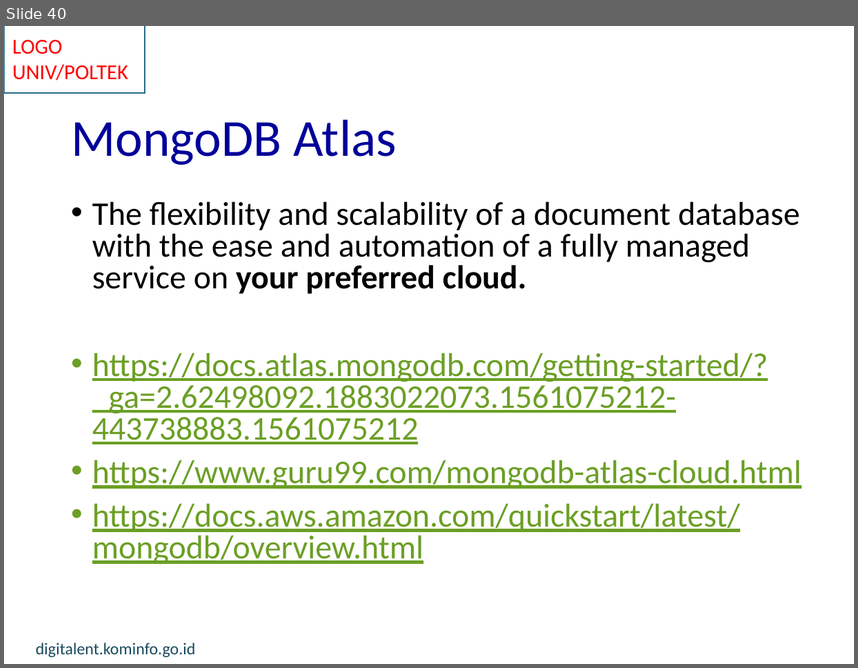
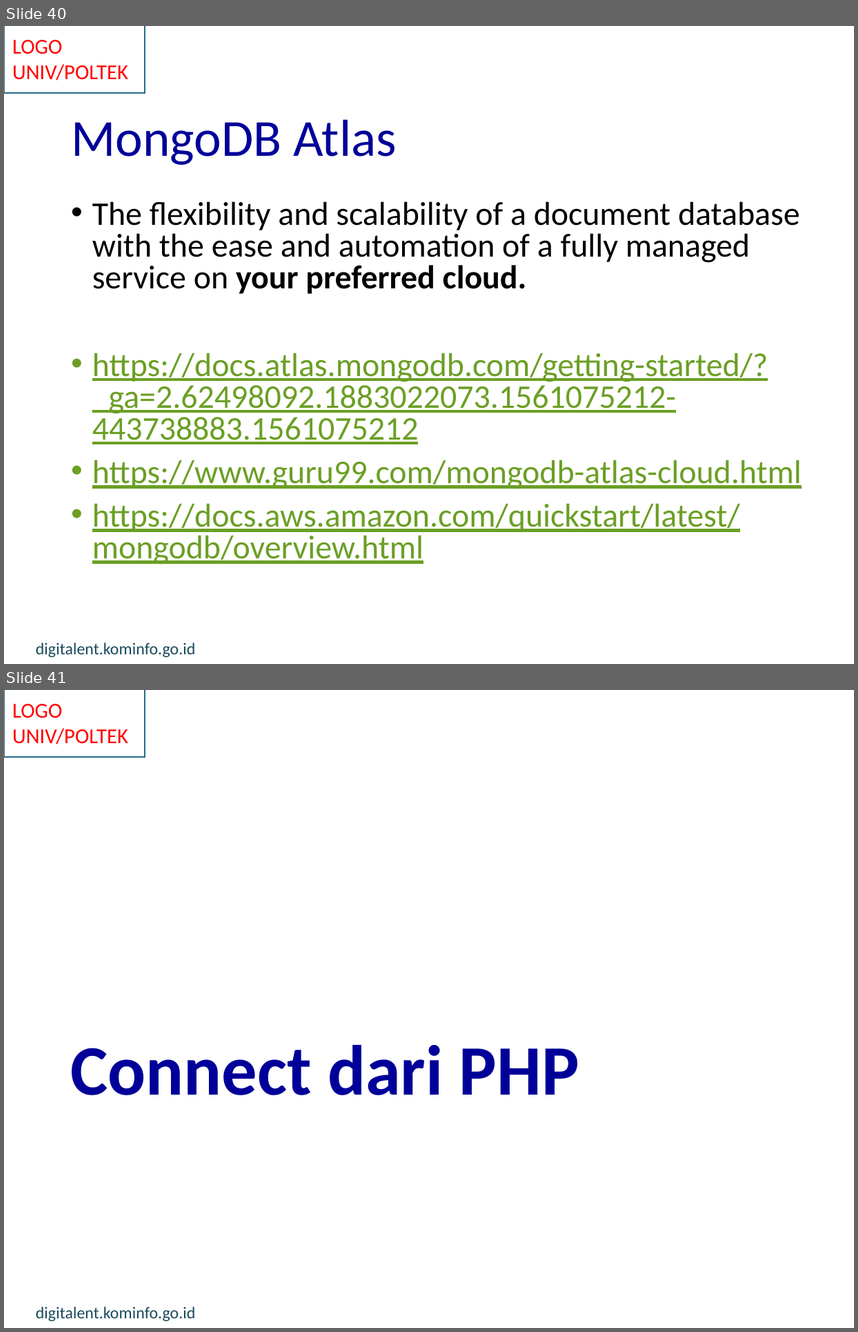
Before and after one commit to munif/iot-mongodb, a slide deck: IoT - 25 - Data Storage MongoDB rev 2.pptx. Shown one above the other, each under a label of ours: slide 40 before the commit, slides 40 and 41 after it. The pictures are 858x668 and 858x1332 pixels, drawn with LibreOffice and Linux fonts; fonts in the diff are those of the drawing; background and template pictures are left out. Boxes give left, top, right and bottom in pixels: in the first picture for what was removed or moved away, otherwise in the second. Text is boxed around its words. In the diff, an @@ line names an element or a change of style, - is before the commit and + after.

```diff
--- a/IoT - 25 - Data Storage MongoDB rev 2.pptx
+++ b/IoT - 25 - Data Storage MongoDB rev 2.pptx
@@ slide 41 added at (x1=4, y1=690, x2=854, y2=1328), background #FFFFFF; not listed: 3 template elements that a slide beside it also shows @@
@@ title added at (x1=70, y1=1045, x2=579, y2=1095), 60 pt, text #000099, bold @@
+Connect dari PHP
```
Also in this commit, not shown: 7 other slides added, 2 other files.
